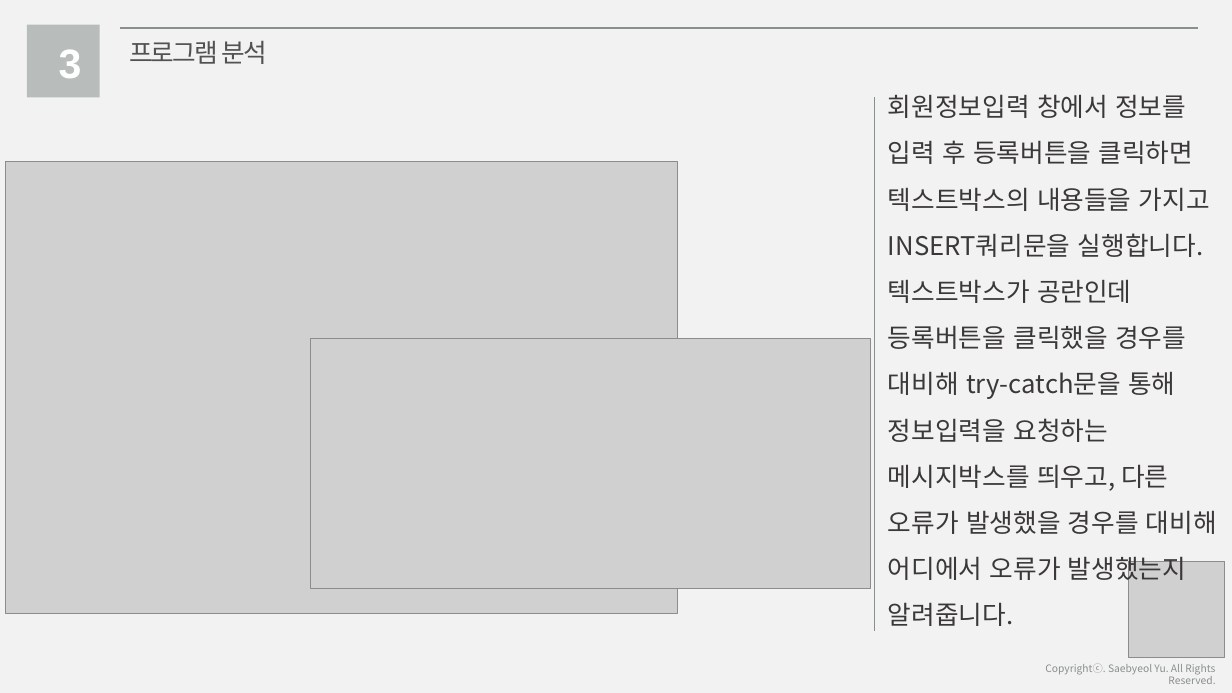
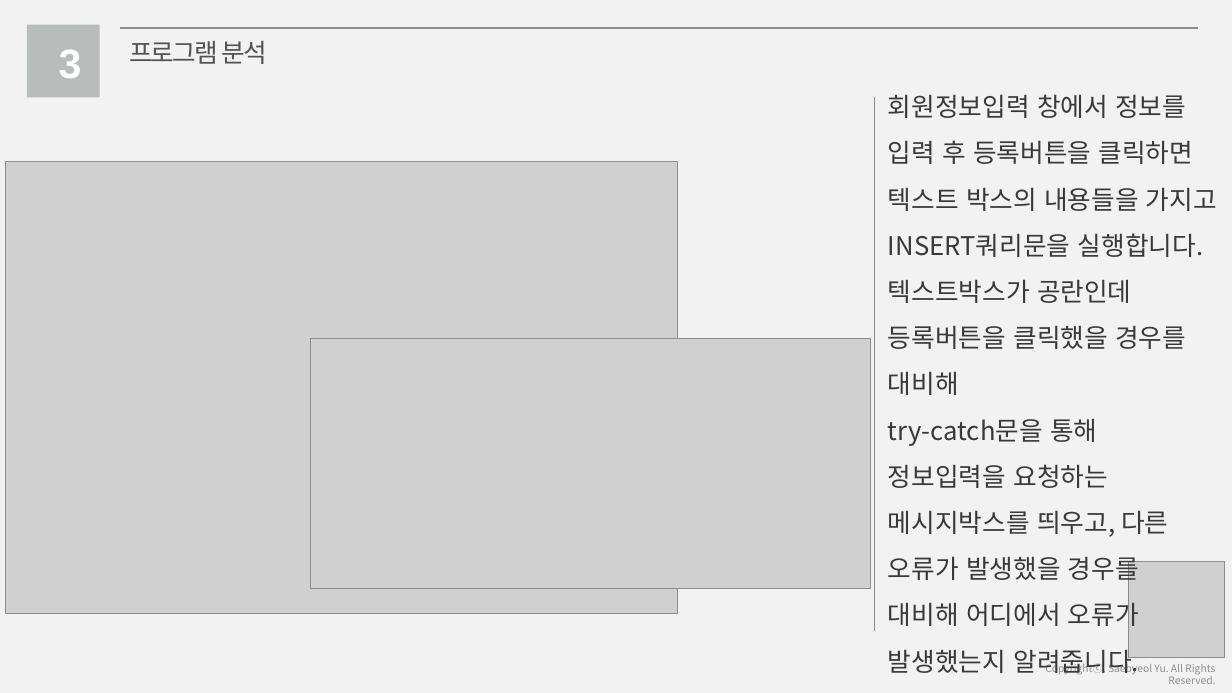
Before and after one commit to haileykim5418/hosting, a slide deck: slide 18 of 포폴_ppt3.pptx. Drawn at 1232x693 pixels with LibreOffice and Linux fonts; fonts in the diff are those of the drawing; grey boxes stand for pictures. Boxes give left, top, right and bottom in pixels: in the first picture for what was removed or moved away, otherwise in the second. Text is boxed around its words. In the diff, an @@ line names an element or a change of style, - is before the commit and + after.

```diff
--- a/포폴_ppt3.pptx
+++ b/포폴_ppt3.pptx
@@ text at (x1=888, y1=94, x2=1217, y2=675): text changed @@
-회원정보입력 창에서 정보를 입력 후 등록버튼을 클릭하면 텍스트박스의 내용들을 가지고 INSERT쿼리문을 실행합니다.
-텍스트박스가 공란인데 등록버튼을 클릭했을 경우를 대비해 try-catch문을 통해 정보입력을 요청하는 메시지박스를 띄우고, 다른 오류가 발생했을 경우를 대비해 어디에서 오류가 발생했는지 알려줍니다.
+회원정보입력 창에서 정보를 입력 후 등록버튼을 클릭하면 텍스트 박스의 내용들을 가지고
+INSERT쿼리문을 실행합니다.
+텍스트박스가 공란인데 등록버튼을 클릭했을 경우를 대비해
+try-catch문을 통해 정보입력을 요청하는 메시지박스를 띄우고, 다른 오류가 발생했을 경우를
+대비해 어디에서 오류가 발생했는지 알려줍니다.
```
Also in this commit, not shown: 8 other slides changed, 23 other files.
